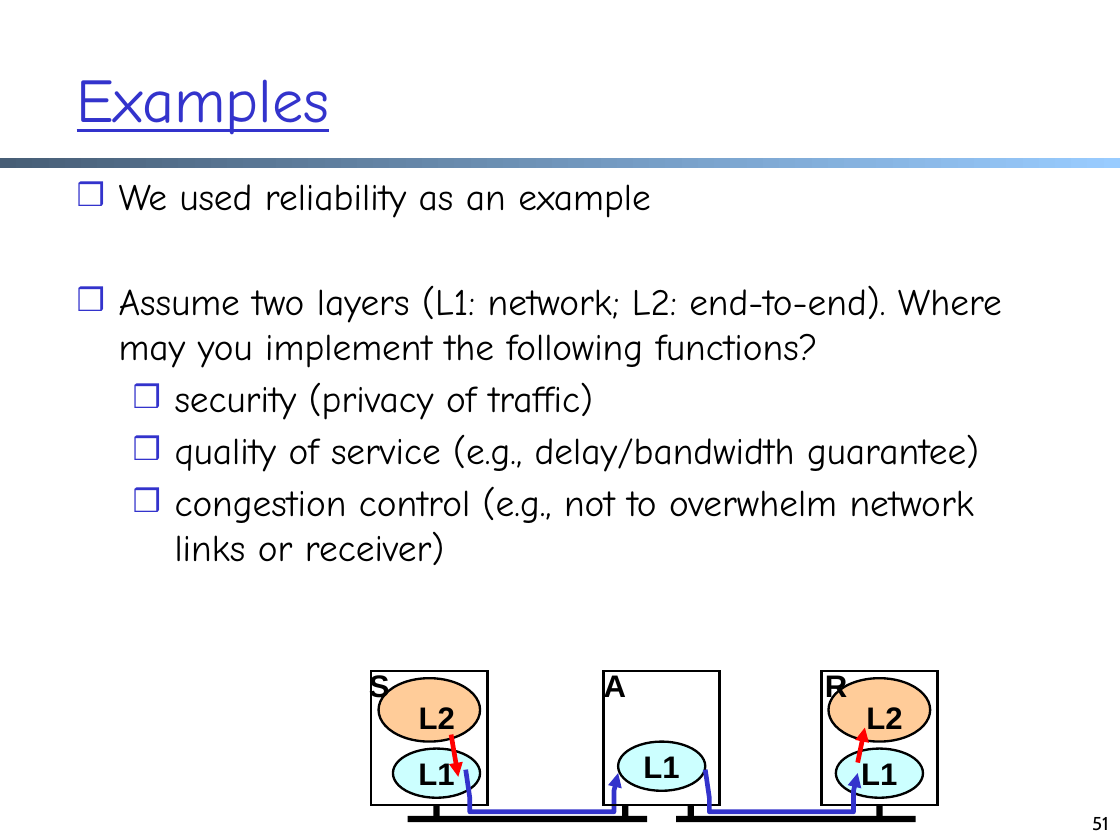
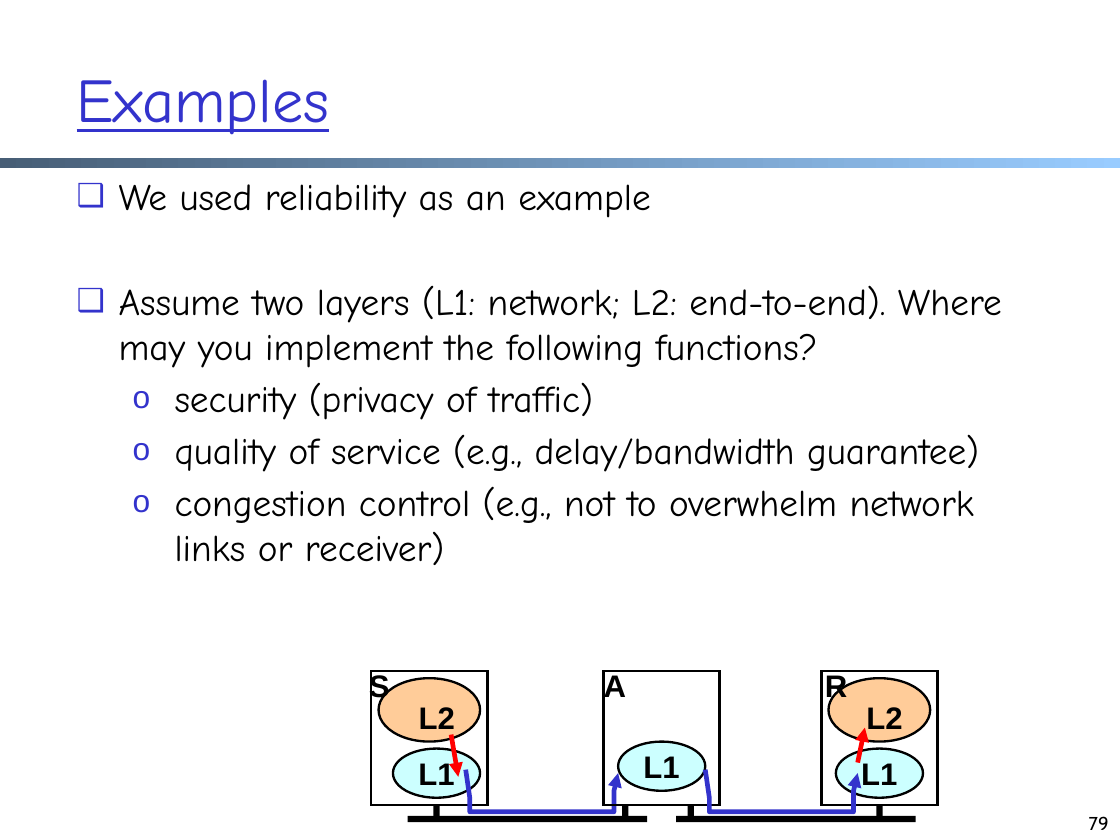
Before and after one commit to xiangq27/xiangq27.github.io, a slide deck: slide 79 of courses/cnns-xmuf21/files/lectures/architecture.pptx (slide 51 before the commit). Drawn at 1120x840 pixels with LibreOffice and Linux fonts; fonts in the diff are those of the drawing. Boxes give left, top, right and bottom in pixels: in the first picture for what was removed or moved away, otherwise in the second. Text is boxed around its words. In the diff, an @@ line names an element or a change of style, - is before the commit and + after.

```diff
--- a/courses/cnns-xmuf21/files/lectures/architecture.pptx
+++ b/courses/cnns-xmuf21/files/lectures/architecture.pptx
@@ text "We used reliability as an ..." at bbox=[119, 184, 1002, 565]: bullet ❒ to ❑; bullet ❒ to o @@
@@ page number at bbox=[1089, 816, 1109, 830]: text changed @@
-51
+79
```
Also in this commit, not shown: 34 other slides changed, 28 slides added, 4 other files.
